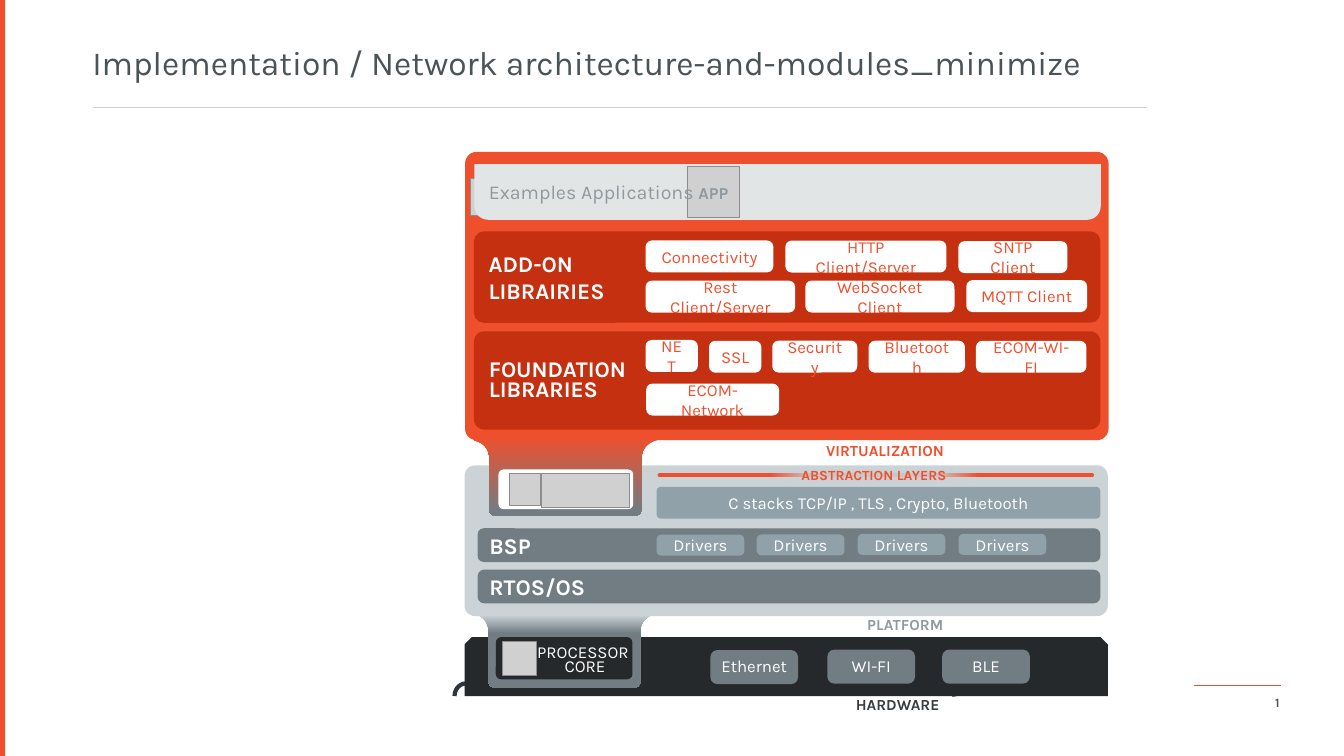
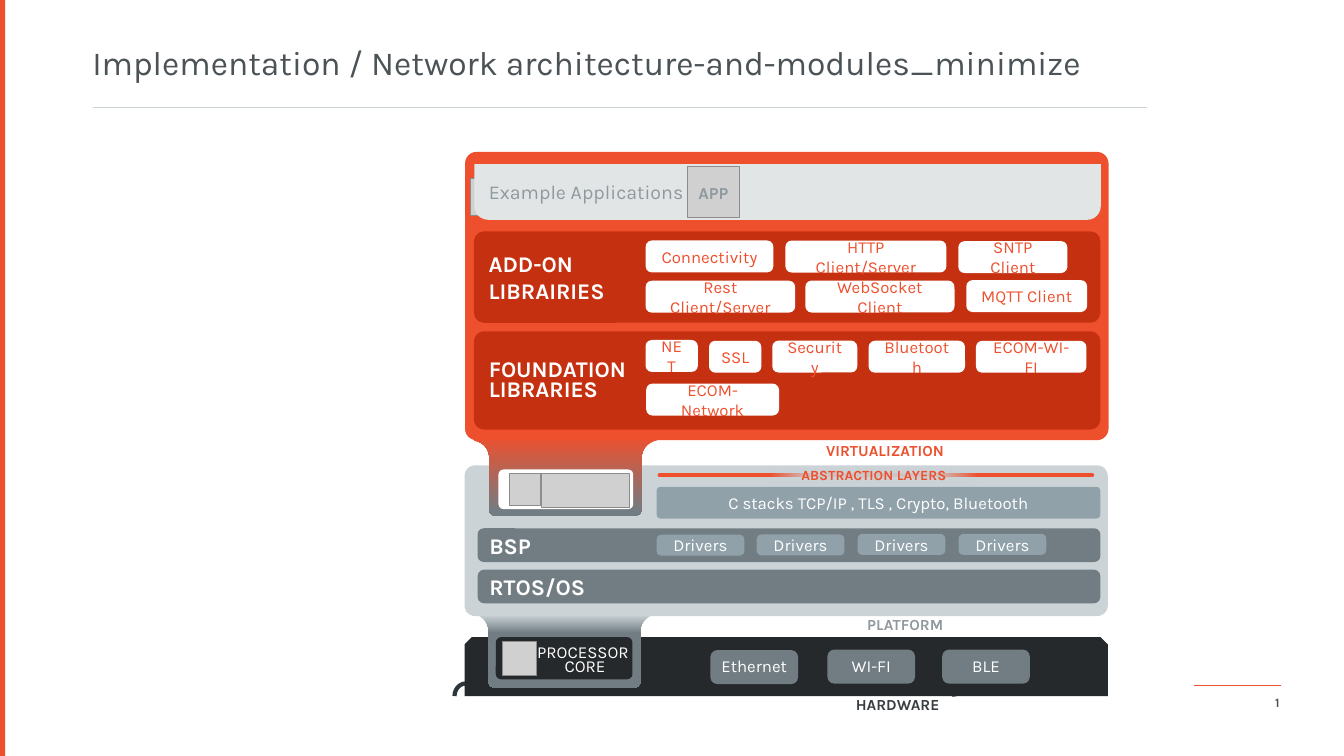
Before and after one commit to MicroEJ/docs, a slide deck: slide 1 of ApplicationDeveloperGuide/images/networking_overview.pptx. Drawn at 1344x756 pixels with LibreOffice and Linux fonts; fonts in the diff are those of the drawing; grey boxes stand for pictures; background and template pictures are left out. Boxes give left, top, right and bottom in pixels: in the first picture for what was removed or moved away, otherwise in the second. Text is boxed around its words. In the diff, an @@ line names an element or a change of style, - is before the commit and + after.

Commit message:
rename Examples Applications to Example Applications

```diff
--- a/ApplicationDeveloperGuide/images/networking_overview.pptx
+++ b/ApplicationDeveloperGuide/images/networking_overview.pptx
@@ text at [489, 186, 684, 204]: text changed @@
-Examples Applications
+Example Applications
```
Also in this commit, not shown: 1 other file.
